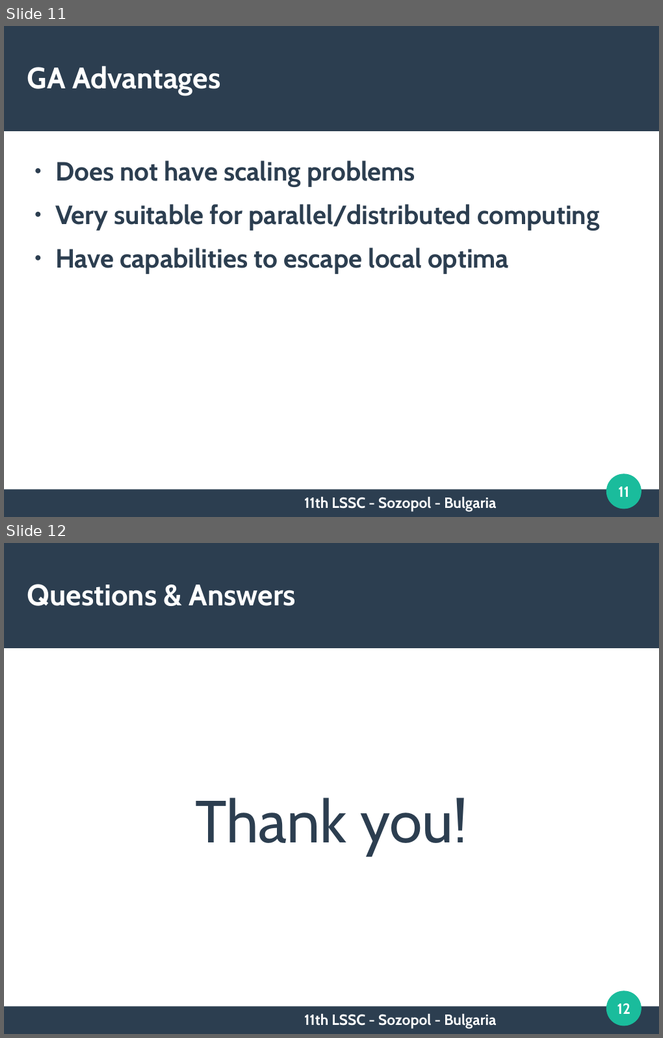
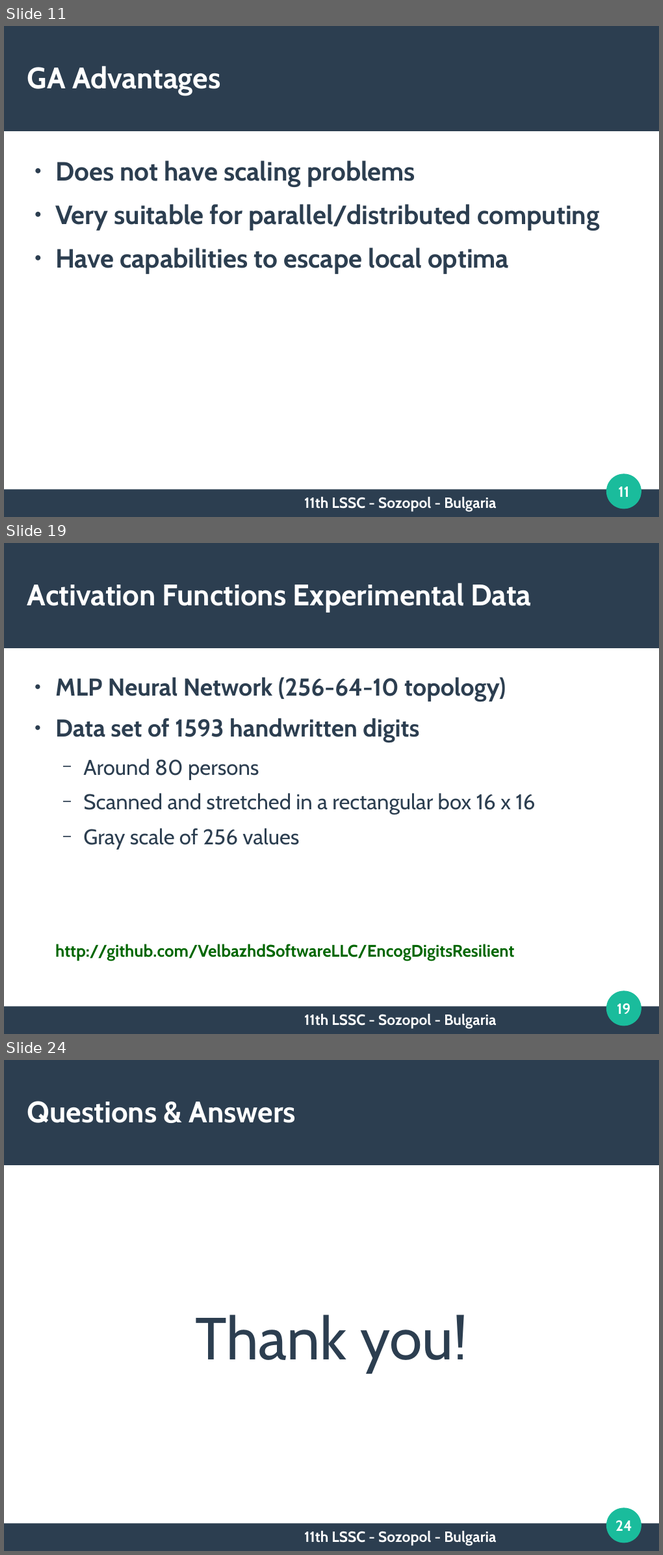
Before and after one commit to TodorBalabanov/Large-Scale-Scientific-Computations-2017, a slide deck: HybridApproachBasedOnCombinationOfBackpropagationAndEvolutionaryAlgorithmsForArtificialNeuralNetworksTrainingByUsingMobileDevicesInDistributedComputingEnvironment.odp. Shown one above the other, each under a label of ours: slides 11 and 12 before the commit, slides 11, 19 and 24 after it; the slides between them are not shown. The pictures are 663x1038 and 663x1555 pixels, drawn with LibreOffice and Linux fonts; fonts in the diff are those of the drawing; background and template pictures are left out. Boxes give left, top, right and bottom in pixels: in the first picture for what was removed or moved away, otherwise in the second. Text is boxed around its words. In the diff, an @@ line names an element or a change of style, - is before the commit and + after.

```diff
--- a/HybridApproachBasedOnCombinationOfBackpropagationAndEvolutionaryAlgorithmsForArtificialNeuralNetworksTrainingByUsingMobileDevicesInDistributedComputingEnvironment.odp
+++ b/HybridApproachBasedOnCombinationOfBackpropagationAndEvolutionaryAlgorithmsForArtificialNeuralNetworksTrainingByUsingMobileDevicesInDistributedComputingEnvironment.odp
@@ slide 19 added at (4,543,659,1034), background #FFFFFF; not listed: 3 template elements that a slide beside it also shows @@
@@ title added at (27,583,531,613), 36 pt, text #FFFFFF, bold @@
+Activation Functions Experimental Data
@@ text added at (55,678,535,961), 25.9 pt, text #2C3E50, bold @@
+● MLP Neural Network (256-64-10 topology)
+● Data set of 1593 handwritten digits
+  − Around 80 persons
+  − Scanned and stretched in a rectangular box 16 x 16
+  − Gray scale of 256 values
+http://github.com/VelbazhdSoftwareLLC/EncogDigitsResilient
@@ page number added at (617,1003,631,1014), 18 pt, text #FFFFFF, bold @@
+19
@@ text added at (304,1014,496,1029), 18 pt, text #FFFFFF, bold @@
+11th LSSC - Sozopol - Bulgaria
@@ what was slide 12 is now slide 24 @@
@@ page number at (616,1520,632,1531): text changed @@
-12
+24
```
Also in this commit, not shown: 1 slide changed, 11 other slides added.
